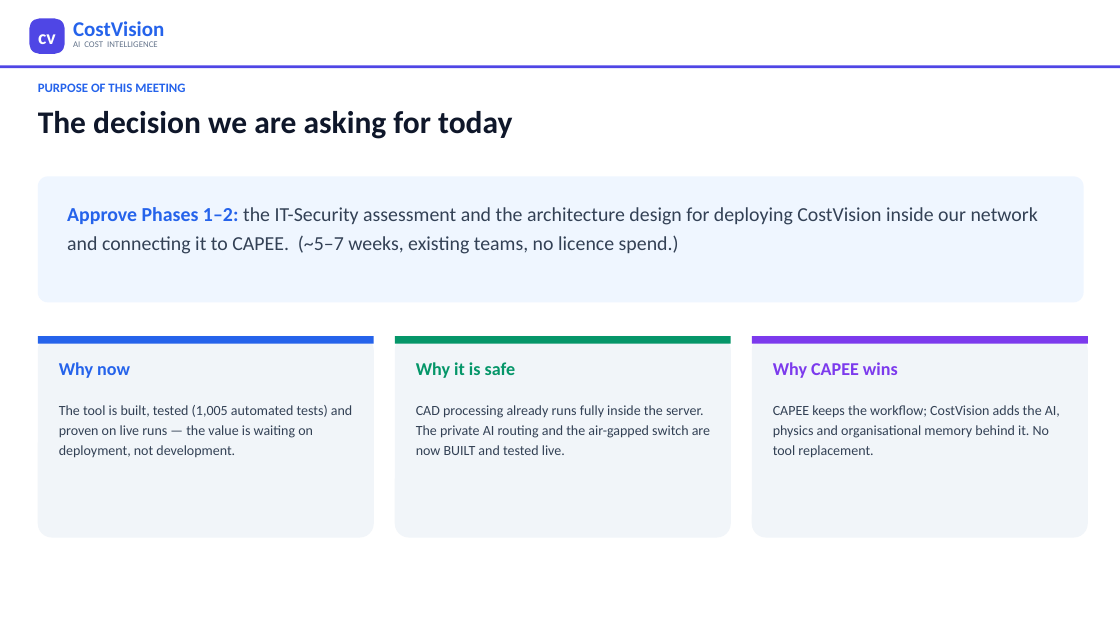
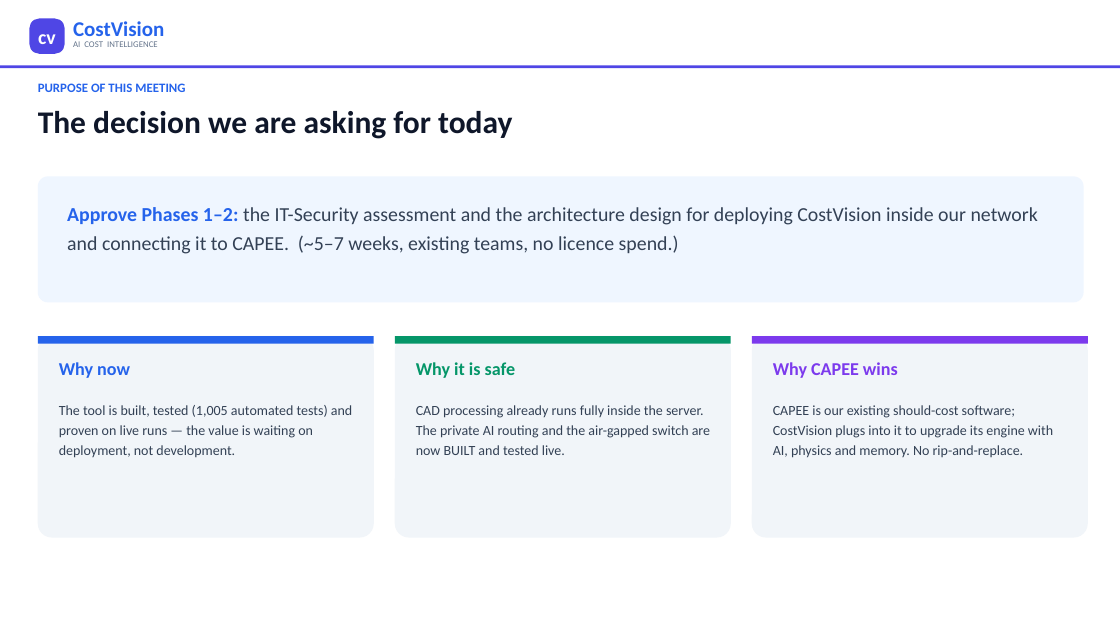
Before and after one commit to bhosaleavinash546/leamington-marathi, a slide deck: slide 2 of CostVision-Implementation-Blueprint.pptx. Drawn at 1120x630 pixels with LibreOffice and Linux fonts; fonts in the diff are those of the drawing. Boxes give left, top, right and bottom in pixels: in the first picture for what was removed or moved away, otherwise in the second. Text is boxed around its words. In the diff, an @@ line names an element or a change of style, - is before the commit and + after.

```diff
--- a/CostVision-Implementation-Blueprint.pptx
+++ b/CostVision-Implementation-Blueprint.pptx
@@ text at <box>773,405,1053,458</box>: text changed @@
-CAPEE keeps the workflow; CostVision adds the AI, physics and organisational memory behind it. No tool replacement.
+CAPEE is our existing should-cost software; CostVision plugs into it to upgrade its engine with AI, physics and memory. No rip-and-replace.
```
Also in this commit, not shown: 3 other slides changed, 2 other files.
